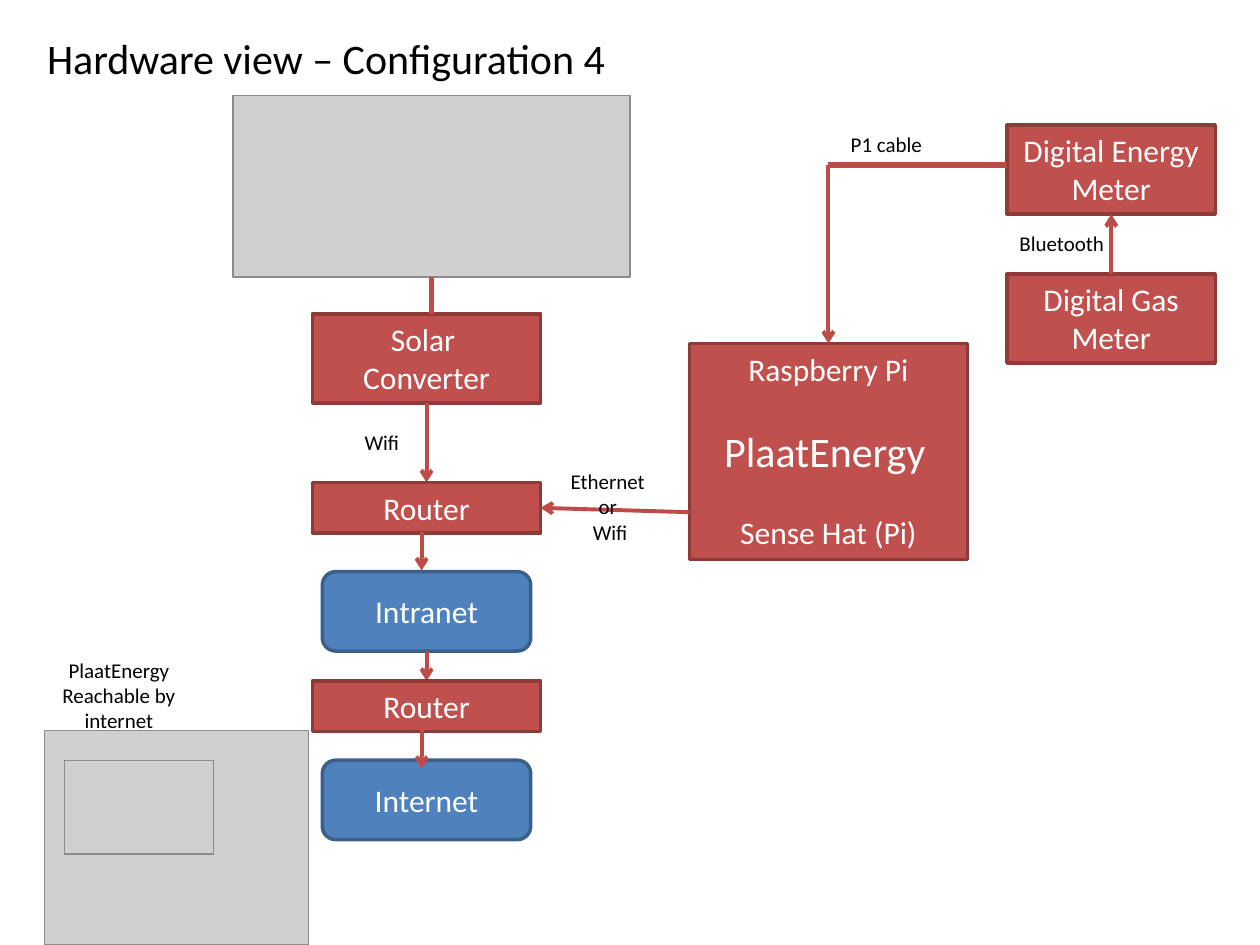
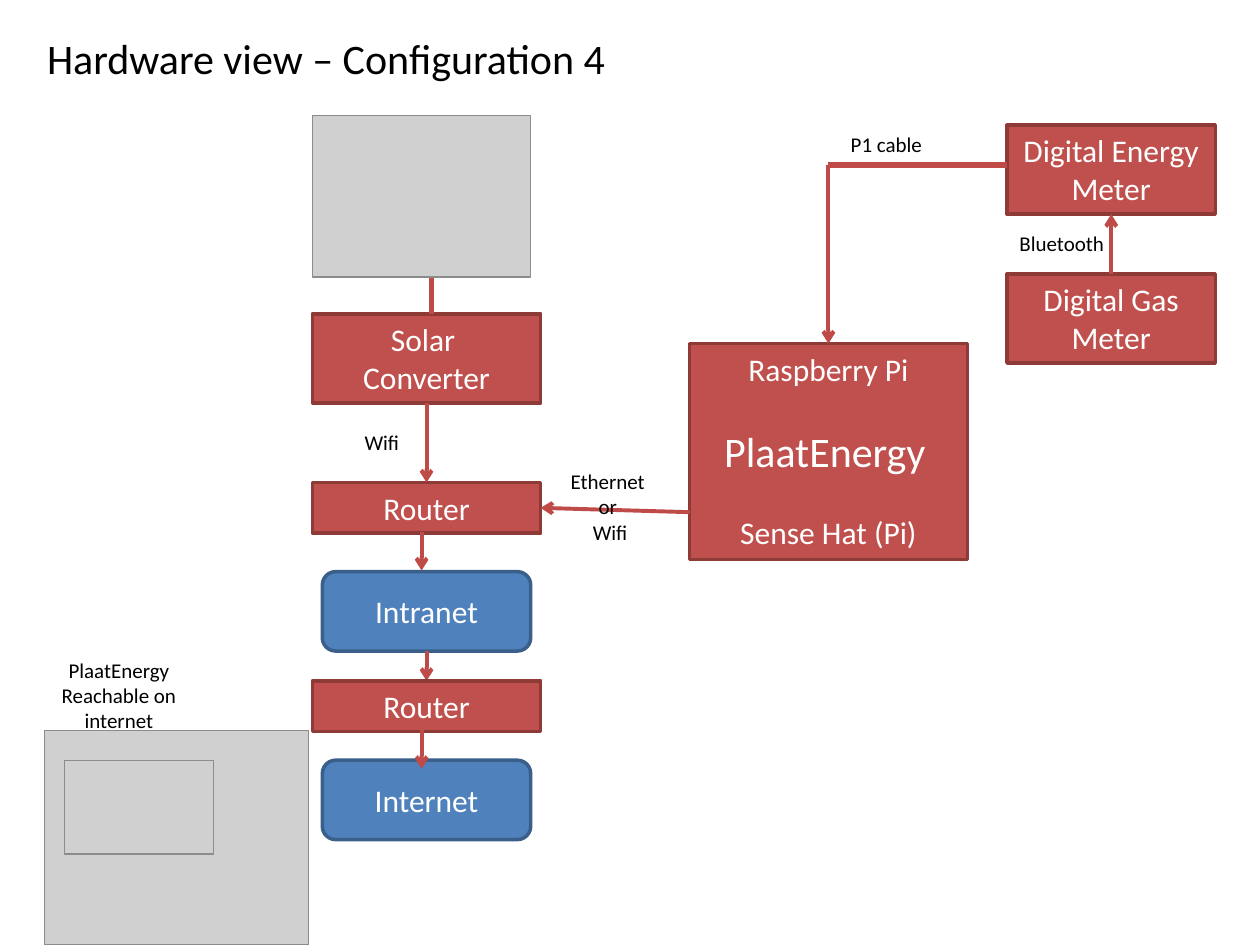
Before and after one commit to plaatsoft/plaatenergy, a slide deck: slide 8 of doc/ppt/PlaatEnergy Design.pptx. Drawn at 1260x945 pixels with LibreOffice and Linux fonts; fonts in the diff are those of the drawing; grey boxes stand for pictures. Boxes give left, top, right and bottom in pixels: in the first picture for what was removed or moved away, otherwise in the second. Text is boxed around its words. In the diff, an @@ line names an element or a change of style, - is before the commit and + after.

```diff
--- a/doc/ppt/PlaatEnergy Design.pptx
+++ b/doc/ppt/PlaatEnergy Design.pptx
@@ picture: place and size @@
-picture at (233, 96, 630, 277)
+picture at (312, 116, 530, 277)
@@ text at (62, 688, 176, 703): text changed @@
-Reachable by
+Reachable on
```
Also in this commit, not shown: 4 other slides changed, 1 slide added, 7 other files.
